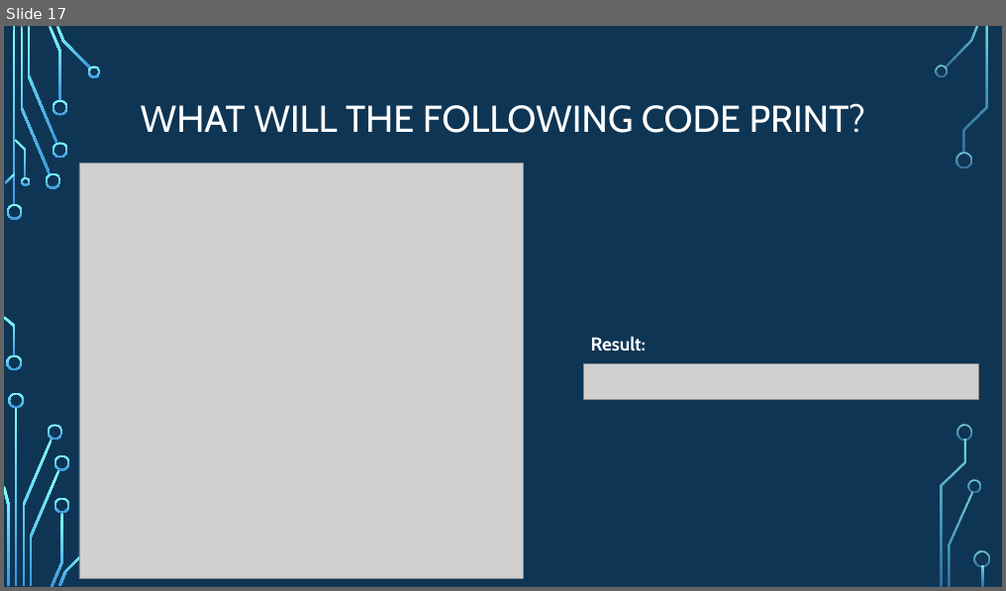
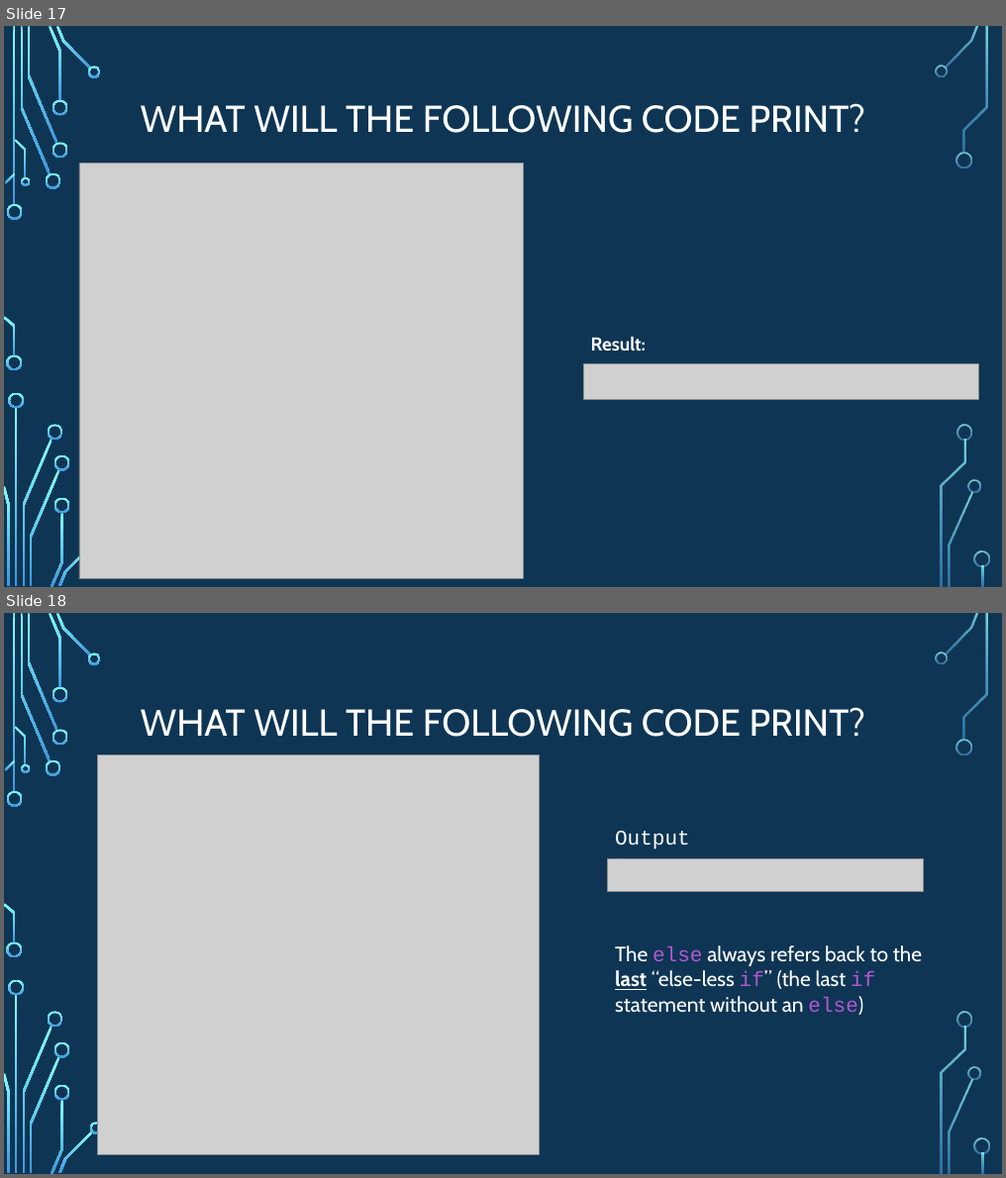
Before and after one commit to psypdt/ZIS_C-_Summer_Course_2019, a slide deck: Day_2/Day_2.pptx. Shown one above the other, each under a label of ours: slide 17 before the commit, slides 17 and 18 after it. The pictures are 1006x591 and 1006x1178 pixels, drawn with LibreOffice and Linux fonts; fonts in the diff are those of the drawing; grey boxes stand for pictures; background and template pictures are left out. Boxes give left, top, right and bottom in pixels: in the first picture for what was removed or moved away, otherwise in the second. Text is boxed around its words. In the diff, an @@ line names an element or a change of style, - is before the commit and + after.

```diff
--- a/Day_2/Day_2.pptx
+++ b/Day_2/Day_2.pptx
@@ slide 18 added at bbox=[4, 613, 1002, 1174], background picture (left out); not listed: 35 template elements that a slide beside it also shows @@
@@ title added at bbox=[141, 707, 865, 737], 36 pt, text #FFFFFF @@
+WHAT WILL THE FOLLOWING CODE PRINT?
@@ picture added at bbox=[98, 756, 540, 1155] @@
@@ text added at bbox=[615, 831, 690, 850], 20 pt, text #FFFFFF @@
+Output:
@@ picture added at bbox=[607, 859, 924, 891] @@
@@ text added at bbox=[615, 946, 922, 1015], 20 pt, text #FFFFFF @@
+The else always refers back to the last “else-less if” (the last if statement without an else)
@@ freeform shape added at bbox=[90, 1122, 103, 1134], fill gradient #82FFFF to #3D97DE @@
```
Also in this commit, not shown: 6 slides changed, 5 other slides added, 3 other files.
